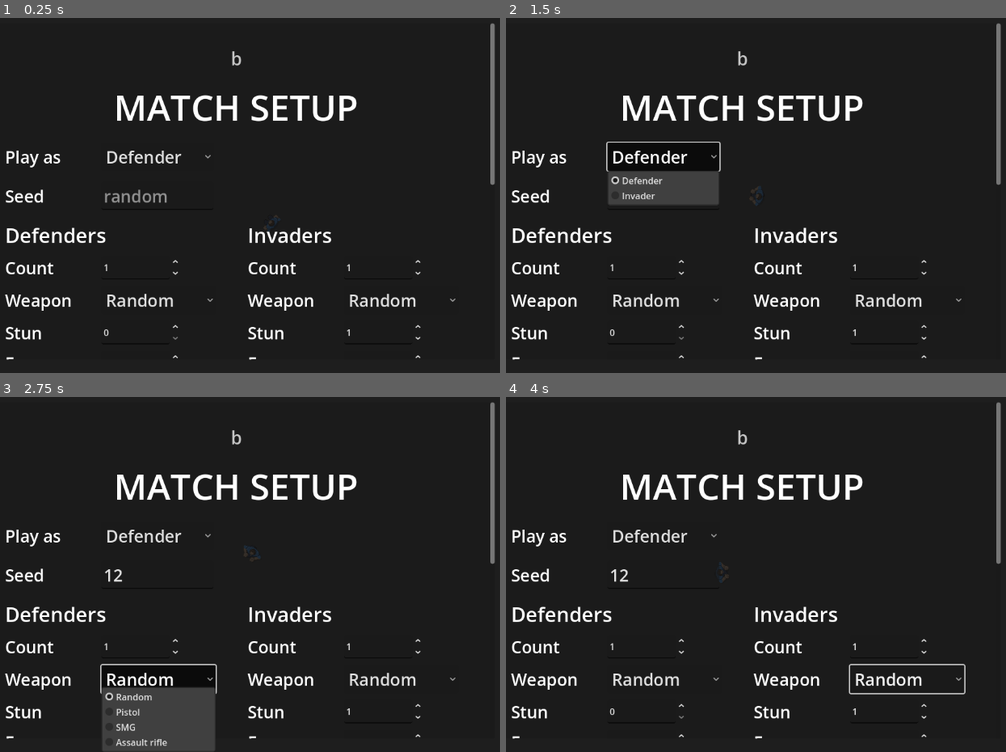
Above: before the commit, frames 1-4 (two rows, left to right).
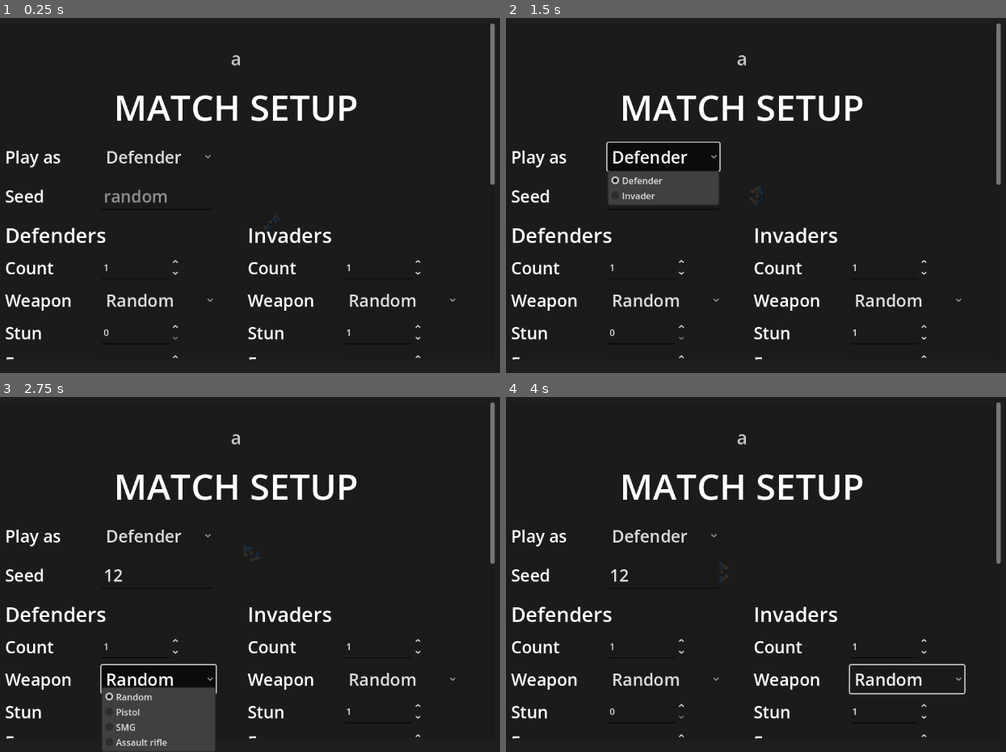
Above: after the commit, the same moments.

Repository: AnthonyThomasson/Example-Godot
Game: Godot game, scene res://scenes/main.tscn
Same seed, same stepped clock (60 frames per second), same inputs: the game is played once before the commit and once after it.
Inputs (mouse positions are in pixels of both pictures, inside the frame that each line leads up to):
- Up to frame 1 (0.25 s): no input
- Up to frame 2 (1.5 s): click (661, 195) at 0.52 s; type "12" at 0.6 s; click "Defender" at 1.25 s
- Up to frame 3 (2.75 s): click "Random" at 2 s
- Up to frame 4 (4 s): click "Random" at 2.75 s; tap Enter at 3.5 s; move the mouse to (886, 553) at 3.52 s; hold Up from 3.53 s (still down); tap Shift (run) at 3.6 s; click (886, 553) at 3.67 s

The runs differ from the first frame. In frame 1, less than 0.1% of the frame differs, in the area x 46-49%, y 9-14%; in frame 2, less than 0.1%; in frame 3, less than 0.1%; in frame 4, less than 0.1%.

Commit message:
Apply overlay flags through OverlayRegistry.apply in the spectator inspector and the test world
R8: drops the inspector's hand-written _set_overlays copy and test_world's spawn-time flag loop.

Co-Authored-By: Claude Opus 5.5 <noreply@anthropic.com>

Diff:
--- a/scenes/testing/test_world.gd
+++ b/scenes/testing/test_world.gd
@@ -248,10 +248,8 @@
 			continue
 		for prop in children[child_path]:
 			child.set(prop, children[child_path][prop])
+	OVERLAY_REGISTRY.apply(character, _overlay_flags)
 	for child in character.get_children():
-		for flag in _overlay_flags:
-			if flag in child:
-				child.set(flag, _overlay_flags[flag])
 		# The AI learns the house's rooms and doorways from its composer (main.gd does the same).
 		if child.has_method("control") and "rooms" in child:
 			child.rooms = rooms
--- a/scenes/ui/hud/spectator_inspector.gd
+++ b/scenes/ui/hud/spectator_inspector.gd
@@ -30,6 +30,7 @@
 
 const ContactMarkers := preload("res://scenes/ui/hud/contact_markers.gd")
 const OutfitLines := preload("res://scenes/ui/hud/outfit_lines.gd")
+const OverlayRegistry := preload("res://scenes/ui/overlays/overlay_registry.gd")
 
 var _combatants: Array = []  ## The NPCs to pick from (public nodes), handed in by Main.
 var _flags: Dictionary = {}  ## Which overlay toggles to enable on the selected NPC (from Main).
@@ -79,7 +80,7 @@
 func set_flag(flag: String, on: bool) -> void:
 	_flags[flag] = on
 	if _selected != null and is_instance_valid(_selected):
-		_set_overlays(_selected, true)
+		OverlayRegistry.apply(_selected, _flags)
 
 
 ## A label on this layer that never swallows a click meant for an NPC. The caller anchors/positions it.
@@ -186,7 +187,7 @@
 	# Show only the selected NPC's own overlays; hide every other NPC's.
 	for c in _combatants:
 		if is_instance_valid(c):
-			_set_overlays(c, c == npc)
+			OverlayRegistry.apply(c, _flags if c == npc else _flags_off())
 	_refresh_markers()
 	_refresh_outfit()
 
@@ -208,18 +209,12 @@
 	_contact_markers.set_contacts(display)
 
 
-## Reveal (`on`) or hide one NPC's debug overlays by duck-typed property name. When revealing, each
-## toggle takes its setup-menu value from `_flags`; when hiding, all go false. Forces a redraw because a
-## paused overlay's own _process may not run.
-func _set_overlays(npc: Node, on: bool) -> void:
-	for child in npc.get_children():
-		var touched := false
-		for flag in _flags:
-			if flag in child:
-				child.set(flag, _flags[flag] if on else false)
-				touched = true
-		if touched and child.has_method("queue_redraw"):
-			child.queue_redraw()
+## Every flag of `_flags` set false: what a hidden NPC's overlays are given.
+func _flags_off() -> Dictionary:
+	var off := {}
+	for flag in _flags:
+		off[flag] = false
+	return off
 
 
 ## Highlight the clicked tactical point on the selected NPC and fill the detail panel with its kind,
